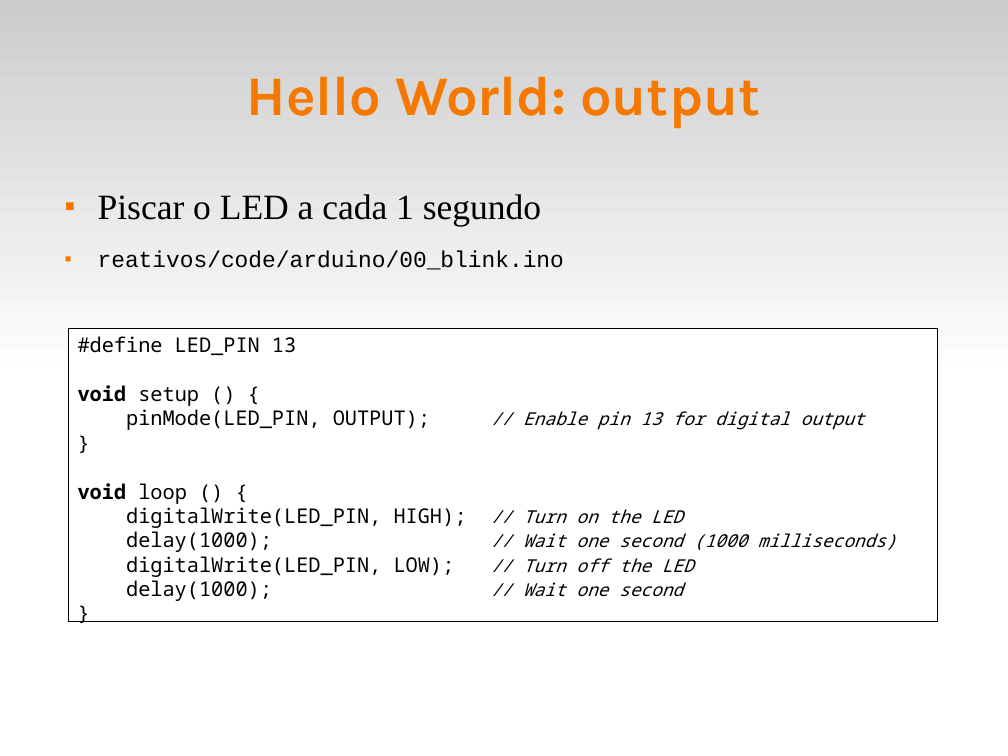
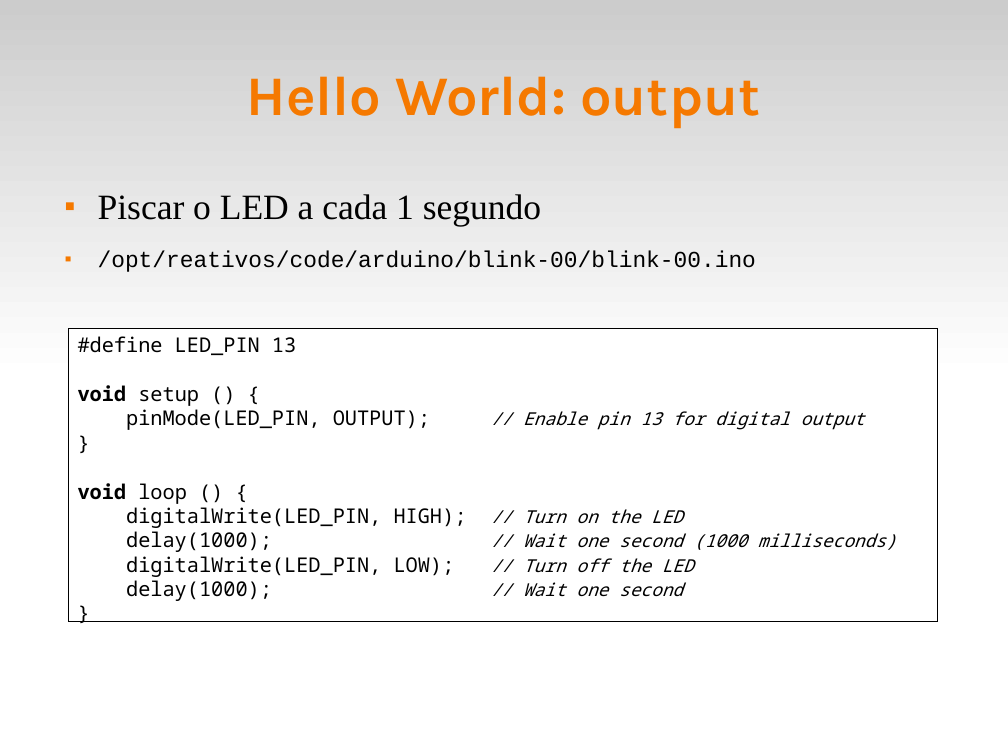
Before and after one commit to fsantanna-uerj/reativos, a slide deck: slide 3 of slides/02_arduino.odp. Drawn at 1008x756 pixels with LibreOffice and Linux fonts; fonts in the diff are those of the drawing. Boxes give left, top, right and bottom in pixels: in the first picture for what was removed or moved away, otherwise in the second. Text is boxed around its words. In the diff, an @@ line names an element or a change of style, - is before the commit and + after.

```diff
--- a/slides/02_arduino.odp
+++ b/slides/02_arduino.odp
@@ text at [98, 251, 756, 272]: text changed @@
-■ reativos/code/arduino/00_blink.ino
+■ /opt/reativos/code/arduino/blink-00/blink-00.ino
```
Also in this commit, not shown: 2 other slides changed, 2 slides added, 3 slides removed, 6 other files.
